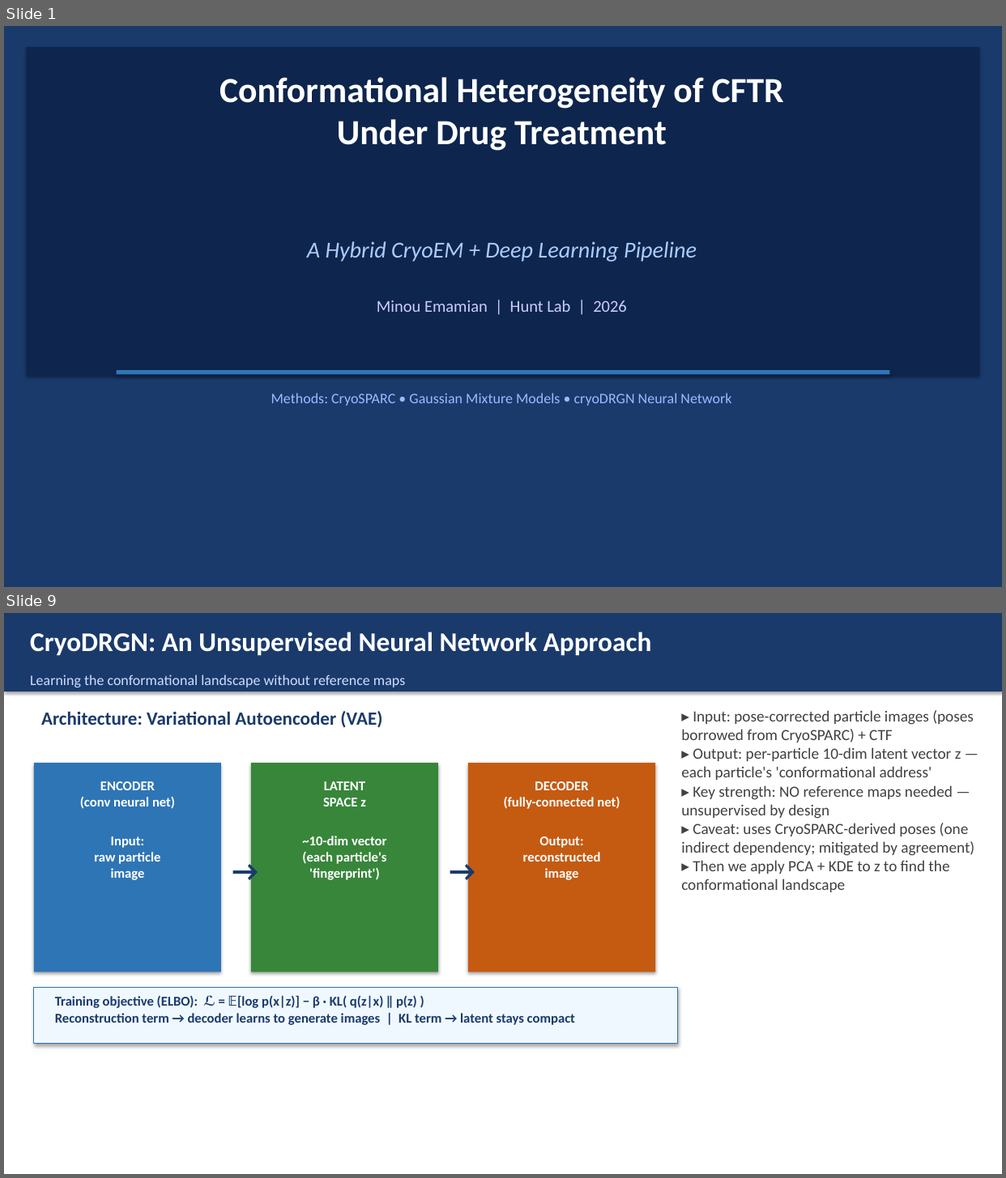
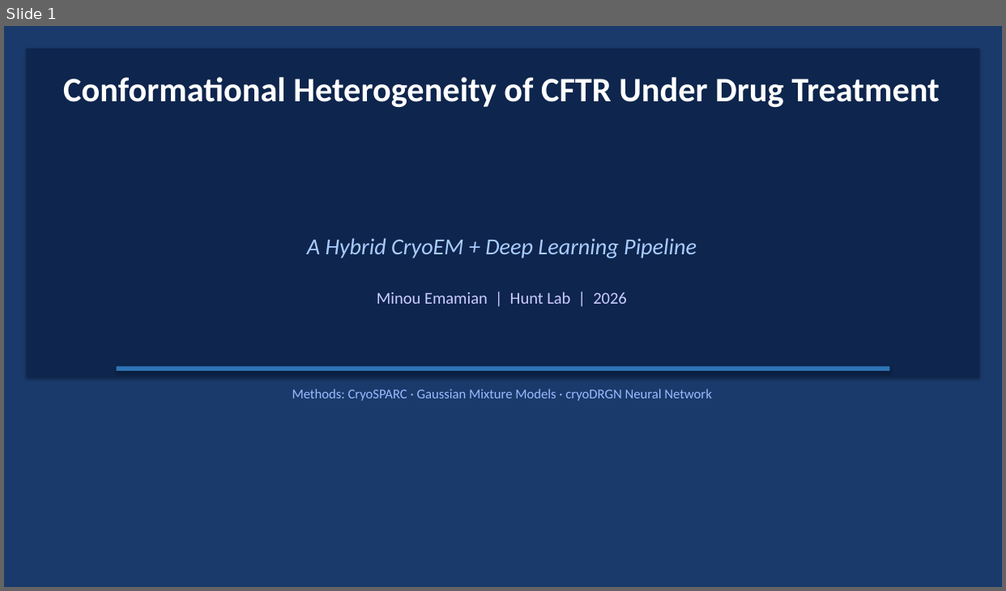
Before and after one commit to minouemmad/cryoem-classification, a slide deck: docs/CFTR_cryoDRGN_presentation.pptx. Shown one above the other, each under a label of ours: slides 1 and 9 before the commit, slide 1 after it; the slides between them are not shown. The pictures are 1006x1178 and 1006x591 pixels, drawn with LibreOffice and Linux fonts; fonts in the diff are those of the drawing. Boxes give left, top, right and bottom in pixels: in the first picture for what was removed or moved away, otherwise in the second. Text is boxed around its words. In the diff, an @@ line names an element or a change of style, - is before the commit and + after.

```diff
--- a/docs/CFTR_cryoDRGN_presentation.pptx
+++ b/docs/CFTR_cryoDRGN_presentation.pptx
@@ slide 9 removed at box(4, 613, 1002, 1174), background #FFFFFF @@
@@ rectangle removed at box(4, 613, 1002, 692) @@
@@ text removed at box(30, 632, 652, 656) @@
-CryoDRGN: An Unsupervised Neural Network Approach
@@ text removed at box(30, 675, 405, 688) @@
-Learning the conformational landscape without reference maps
@@ text removed at box(41, 711, 382, 728) @@
-Architecture: Variational Autoencoder (VAE)
@@ text removed at box(681, 710, 974, 892) @@
-▸ Input: pose-corrected particle images (poses borrowed from CryoSPARC) + CTF
-▸ Output: per-particle 10-dim latent vector z — each particle's 'conformational address'
-▸ Key strength: NO reference maps needed — unsupervised by design
-▸ Caveat: uses CryoSPARC-derived poses (one indirect dependency; mitigated by agreement)
-▸ Then we apply PCA + KDE to z to find the conformational landscape
@@ rectangle removed at box(34, 763, 221, 973) @@
@@ text removed at box(80, 781, 175, 880) @@
-ENCODER
-(conv neural net)
-Input:
-raw particle
-image
@@ rectangle removed at box(251, 763, 438, 973) @@
@@ text removed at box(302, 781, 387, 880) @@
-LATENT
-SPACE z
-~10-dim vector
-(each particle's
-'fingerprint')
@@ rectangle removed at box(468, 763, 655, 973) @@
@@ text removed at box(504, 781, 620, 880) @@
-DECODER
-(fully-connected net)
-Output:
-reconstructed
-image
@@ text removed at box(225, 849, 255, 886) @@
-→
@@ text removed at box(442, 849, 472, 886) @@
-→
@@ rectangle removed at box(34, 987, 678, 1043) @@
@@ text removed at box(55, 995, 575, 1025) @@
-Training objective (ELBO): ℒ = 𝔼[log p(x|z)] − β · KL( q(z|x) ‖ p(z) )
-Reconstruction term → decoder learns to generate images | KL term → latent stays compact
@@ slide 1 changed as well @@
@@ rectangle removed at box(4, 26, 1002, 587) @@
@@ text at box(63, 77, 940, 107): text changed; size 34 to 33 pt @@
-Conformational Heterogeneity of CFTR
-Under Drug Treatment
+Conformational Heterogeneity of CFTR Under Drug Treatment
@@ text "A Hybrid CryoEM + Deep ...": place and size @@
-text "A Hybrid CryoEM + Deep ..." at box(307, 241, 697, 262)
+text "A Hybrid CryoEM + Deep ..." at box(307, 238, 697, 258)
@@ text "Minou Emamian | Hunt Lab ...": place and size @@
-text "Minou Emamian | Hunt Lab ..." at box(377, 300, 626, 312)
+text "Minou Emamian | Hunt Lab ..." at box(377, 292, 626, 304)
@@ rectangle: place and size @@
-rectangle at box(117, 370, 889, 375)
+rectangle at box(117, 367, 889, 371)
@@ text at box(292, 389, 711, 401): text changed; size 14 to 13 pt @@
-Methods: CryoSPARC • Gaussian Mixture Models • cryoDRGN Neural Network
+Methods: CryoSPARC · Gaussian Mixture Models · cryoDRGN Neural Network
```
Also in this commit, not shown: 7 other slides changed, 6 slides added, 6 other slides removed, 1 other file.
